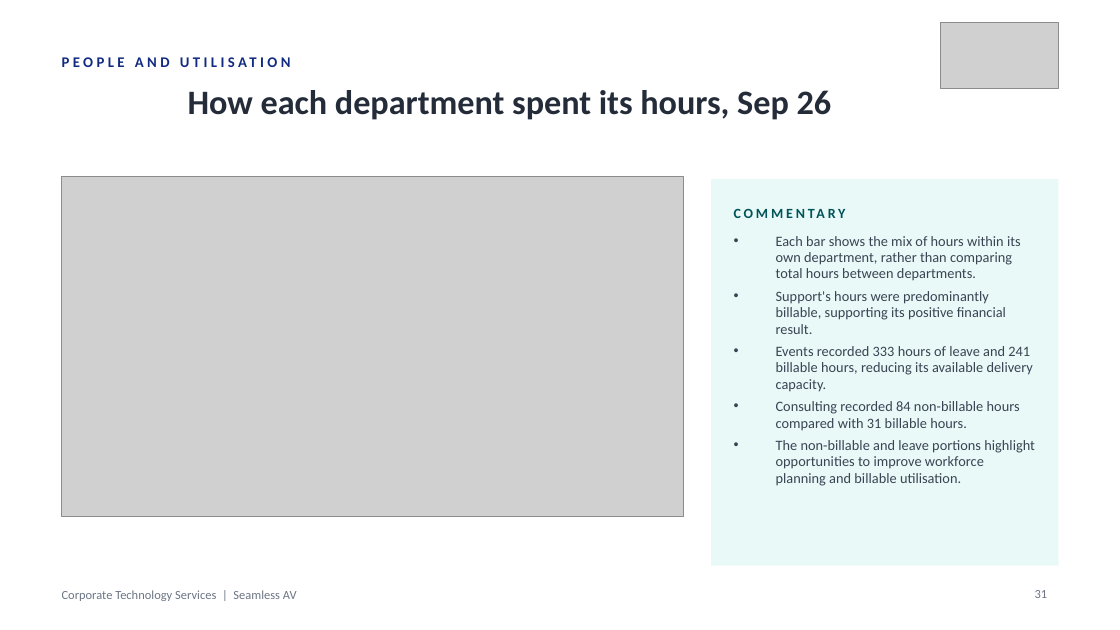
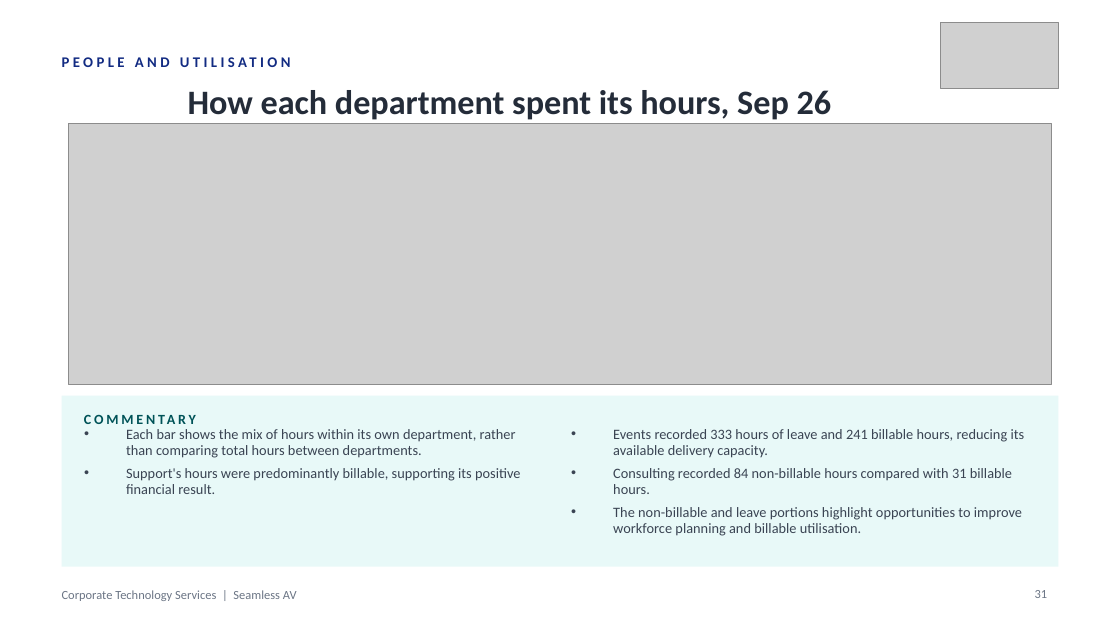
Before and after one commit to WesleyNelson-O33/Claude, a slide deck: slide 31 of deck/CTS Monthly Business Review - 30092026.pptx. Drawn at 1120x630 pixels with LibreOffice and Linux fonts; fonts in the diff are those of the drawing; grey boxes stand for pictures. Boxes give left, top, right and bottom in pixels: in the first picture for what was removed or moved away, otherwise in the second. Text is boxed around its words. In the diff, an @@ line names an element or a change of style, - is before the commit and + after.

```diff
--- a/deck/CTS Monthly Business Review - 30092026.pptx
+++ b/deck/CTS Monthly Business Review - 30092026.pptx
@@ picture added at [68, 123, 1052, 384] @@
@@ picture removed at [62, 177, 683, 516] @@
@@ text at [776, 236, 1021, 334]: paragraphs removed @@
-• Each bar shows the mix of hours within its own department, rather than comparing total hours between departments.
-• Support's hours were predominantly billable, supporting its positive financial result.
@@ rectangle: place and size @@
-rectangle at [711, 179, 1058, 566]
+rectangle at [62, 395, 1058, 567]
@@ text "COMMENTARY" rewrapped from [734, 199, 1036, 227] to [84, 404, 420, 432] @@
@@ text added at [126, 429, 521, 494], 9.2 pt, text #3A4453 @@
+• Each bar shows the mix of hours within its own department, rather than comparing total hours between departments.
+• Support's hours were predominantly billable, supporting its positive financial result.
@@ text "Events recorded 333 hours of ...": place and size @@
-text "Events recorded 333 hours of ..." at [776, 236, 1035, 486]
+text "Events recorded 333 hours of ..." at [613, 429, 1025, 536]
```
Also in this commit, not shown: 8 other slides changed, 27 other files.
